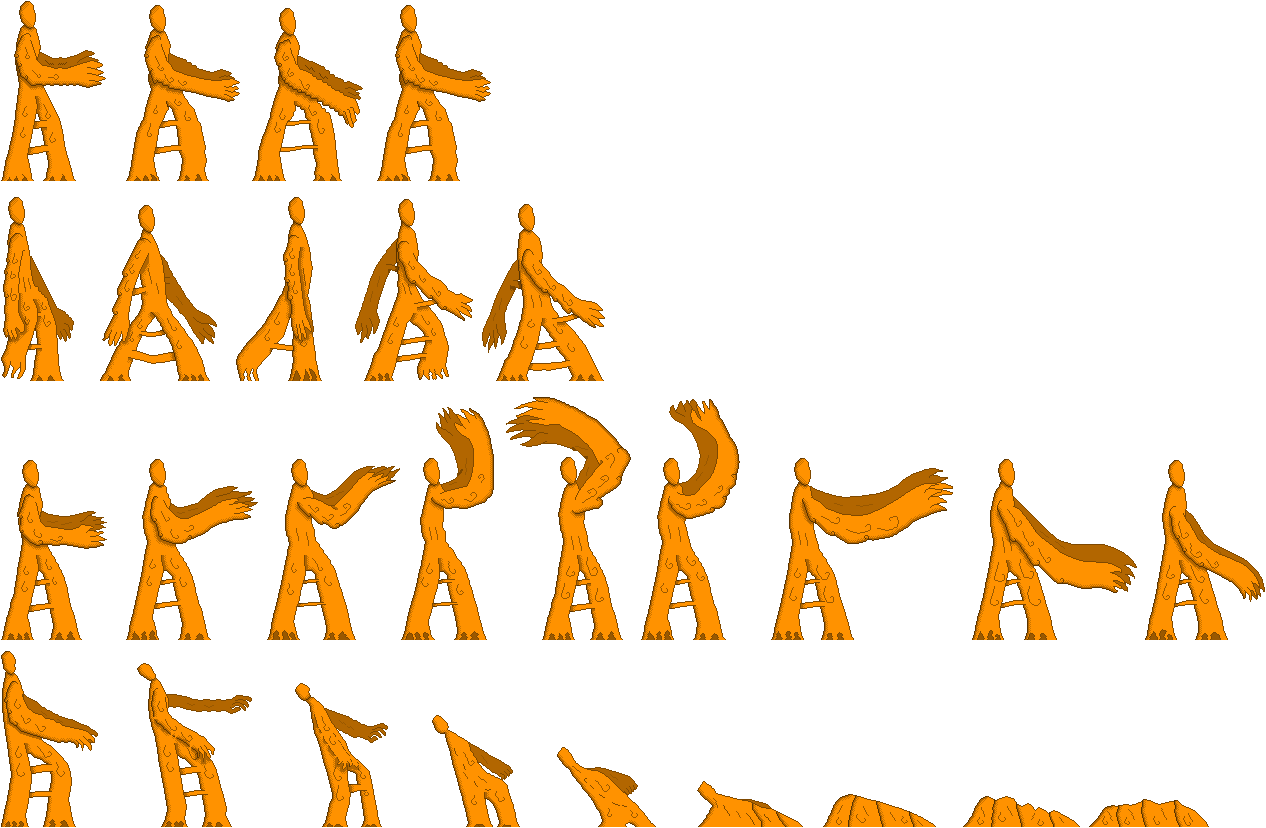
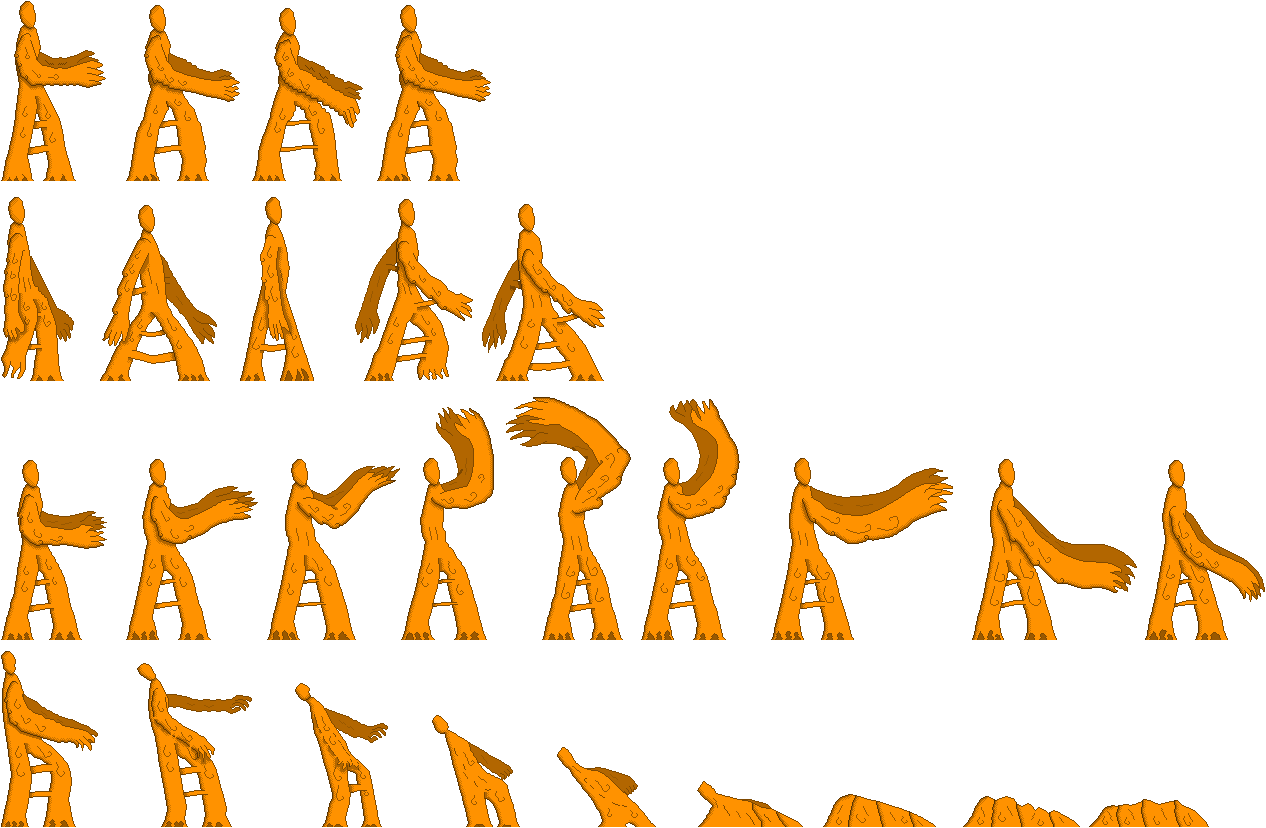
Layer changes from the first 1266x828 image to the second:
removed layer "Layer 117" (2nd of 2, in "Andar" › "3") (was 20%) from group "3" over [293, 224, 300, 228]
removed layer "Layer 116" (2nd of 2, in "Andar" › "3") (was 30%) from group "3" over [294, 222, 300, 226]
removed layer "Layer 33" (was 50%) from group "3" over [236, 197, 322, 381]
removed layer "Layer 37" (was 20%) from group "3" over [238, 197, 313, 381]
removed layer "Layer 36" (was 30%) from group "3" over [236, 197, 313, 381]
removed layer "Layer 35" (was 40%) from group "3" over [264, 248, 316, 381]
removed layer "Layer 185" from group "3" over [236, 197, 322, 381]
removed layer "Layer 158" from group "3" over [236, 197, 322, 381]
removed layer "Layer 34" from group "3" over [236, 197, 322, 381]
added layer "Layer 207" (50%) in group "3" over [240, 197, 314, 381]
added layer "Layer 211" (20%) in group "3" over [242, 197, 294, 381]
added layer "Layer 210" (30%) in group "3" over [240, 197, 292, 381]
added layer "Layer 209" (40%) in group "3" over [246, 246, 308, 381]
added layer "Layer 213" in group "3" over [240, 197, 314, 381]
added layer "Layer 212" in group "3" over [240, 197, 314, 381]
added layer "Layer 208" in group "3" over [240, 197, 314, 381]
